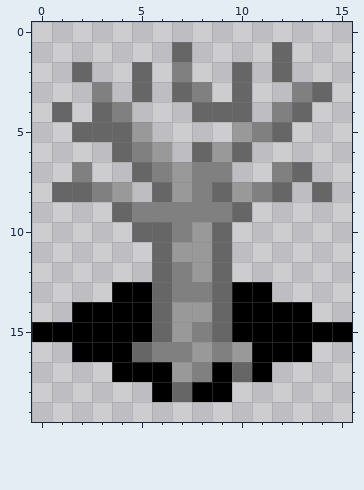
Pixel-art sprite -- gfx/HitButton_iso/pngs_full_iso_16x20/terrain/plants/907_t_tree_birch_1.png. The picture above was drawn from the file before the commit.
The file is 16x20 pixels.
And afterwards:
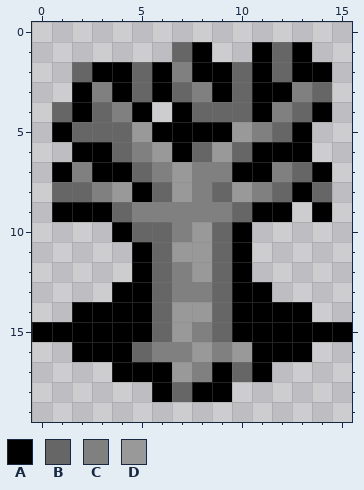
Palette (. is transparent): A #000000  B #666666  C #808080  D #999999
What changed:
Colour A is added in row 1 at x 8, 11 and 13; in row 2 at x 3 to 4, 6, 8 to 9, 11 and 13 to 14; in row 3 at x 2, 4, 6, 9 and 11 to 12; in row 4 at x 2, 5, 7, 11 and 14; in row 5 at x 1, 6 to 9 and 13; in row 6 at x 2 to 3, 7 and 11 to 13.
Colour A is added in row 7 at x 1, 3 to 4, 10 to 11 and 14; in row 8 at x 5 and 13; in row 9 at x 1 to 3, 11 to 12 and 14; in row 10 at x 4 and 10; in rows 11 to 12 at x 5 and 10.
Changed places in both pictures, as pixel boxes (x1, y1, x2, y2):
added: (52, 42, 332, 282)
